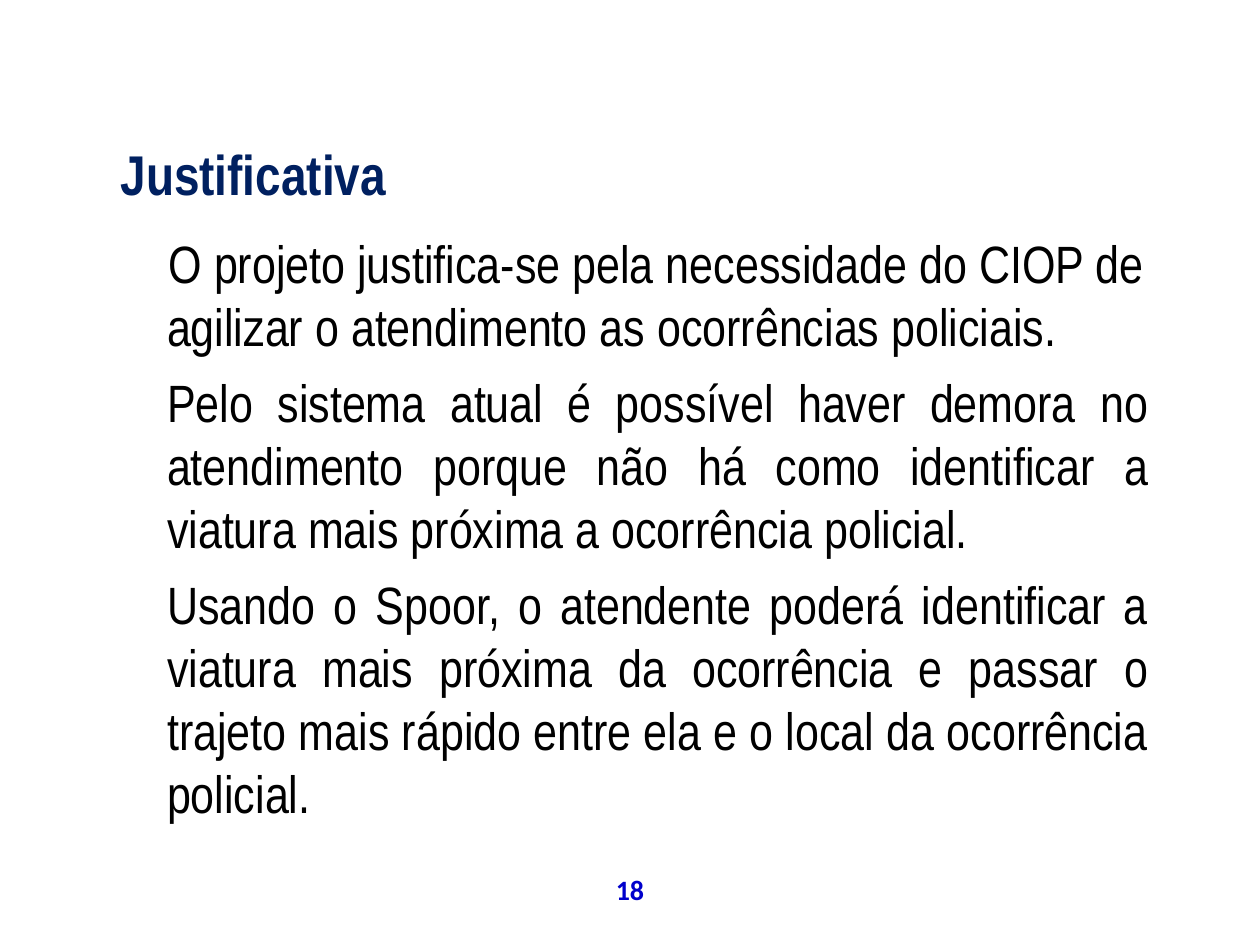
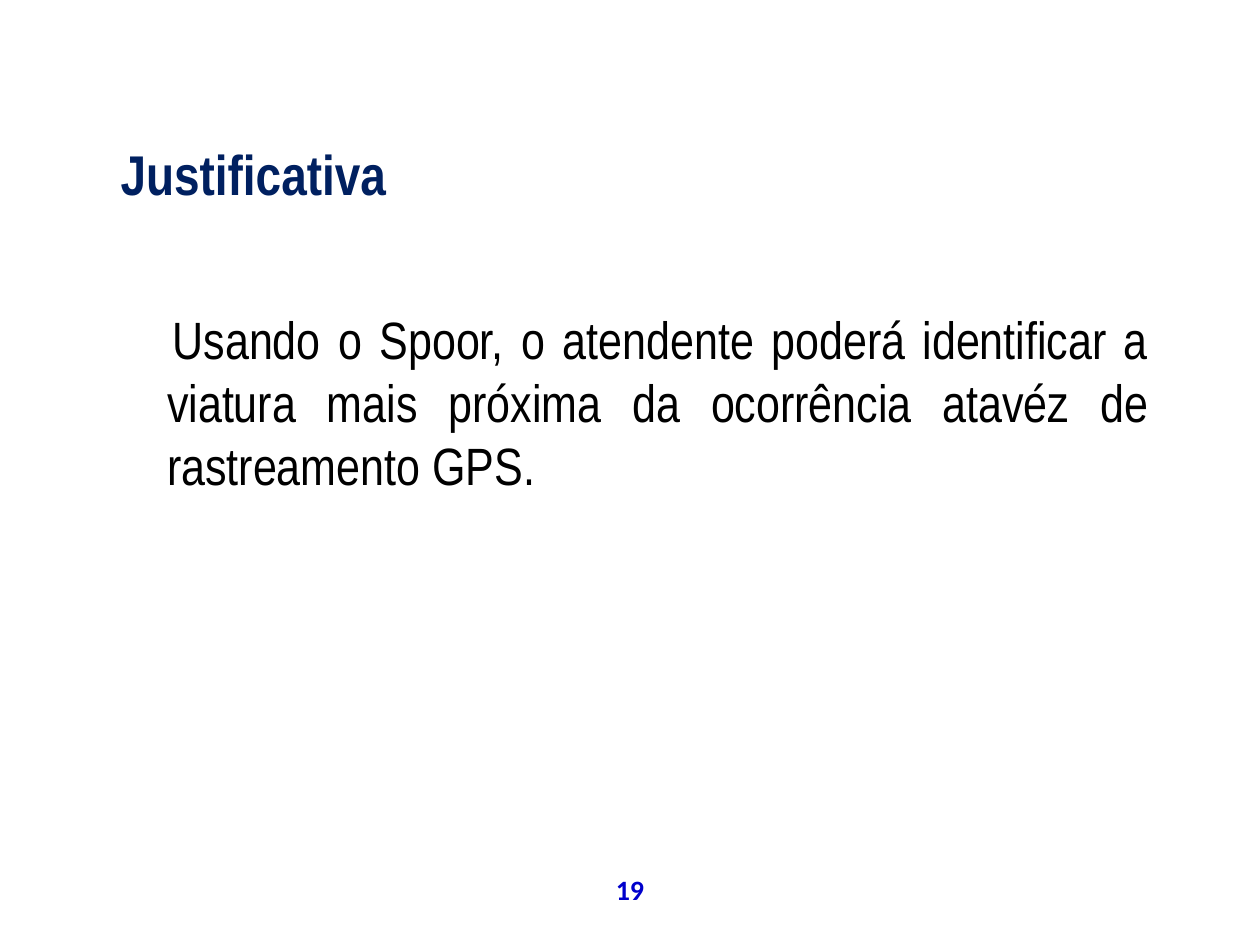
Before and after one commit to theoziran/sislodim, a slide deck: slide 19 of documentos/ProjetoPSA/Apresentação Final.ppt (slide 18 before the commit). Drawn at 1260x945 pixels with LibreOffice and Linux fonts; fonts in the diff are those of the drawing; background and template pictures are left out. Boxes give left, top, right and bottom in pixels: in the first picture for what was removed or moved away, otherwise in the second. Text is boxed around its words. In the diff, an @@ line names an element or a change of style, - is before the commit and + after.

Commit message:
Alterado a justificativa do projeto de acordo com a sugestão dada por Fábio

```diff
--- a/documentos/ProjetoPSA/Apresentação Final.ppt
+++ b/documentos/ProjetoPSA/Apresentação Final.ppt
@@ text at (167,320,1148,486): text changed @@
-O projeto justifica-se pela necessidade do CIOP de agilizar o atendimento as ocorrências policiais.
-Pelo sistema atual é possível haver demora no atendimento porque não há como identificar a viatura mais próxima a ocorrência policial.
-Usando o Spoor, o atendente poderá identificar a viatura mais próxima da ocorrência e passar o trajeto mais rápido entre ela e o local da ocorrência policial.
+Usando o Spoor, o atendente poderá identificar a viatura mais próxima da ocorrência atavéz de rastreamento GPS.
@@ page number at (616,881,644,900): text changed @@
-18
+19
```
Also in this commit, not shown: 1 slide added.
